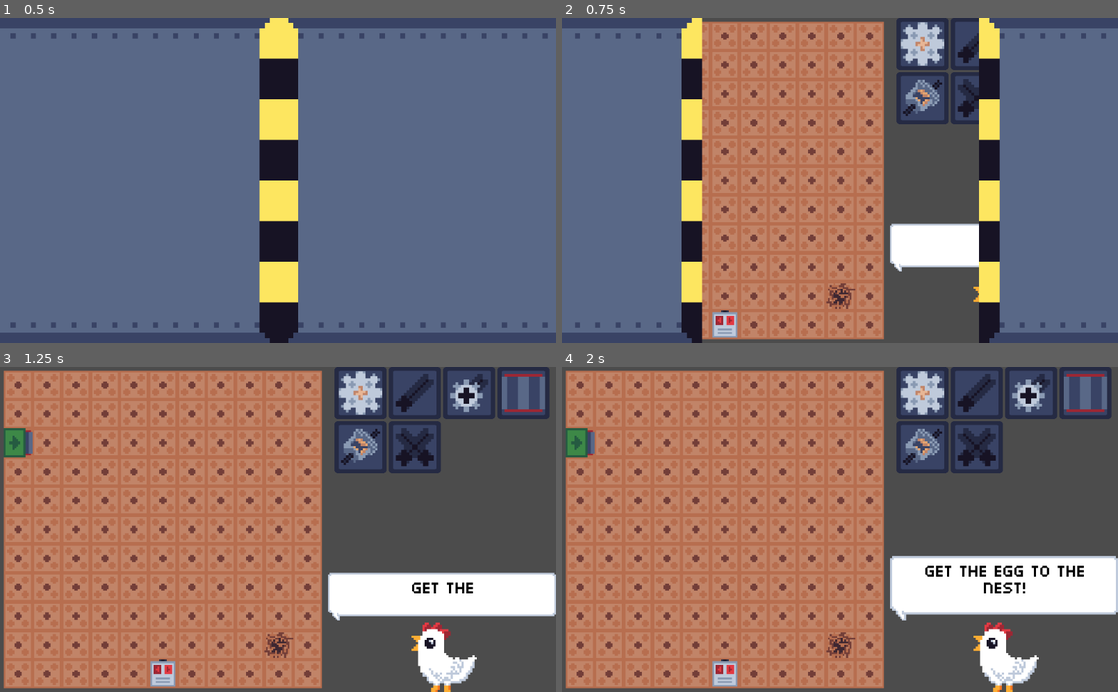
Above: before the commit, frames 1-4 (two rows, left to right).
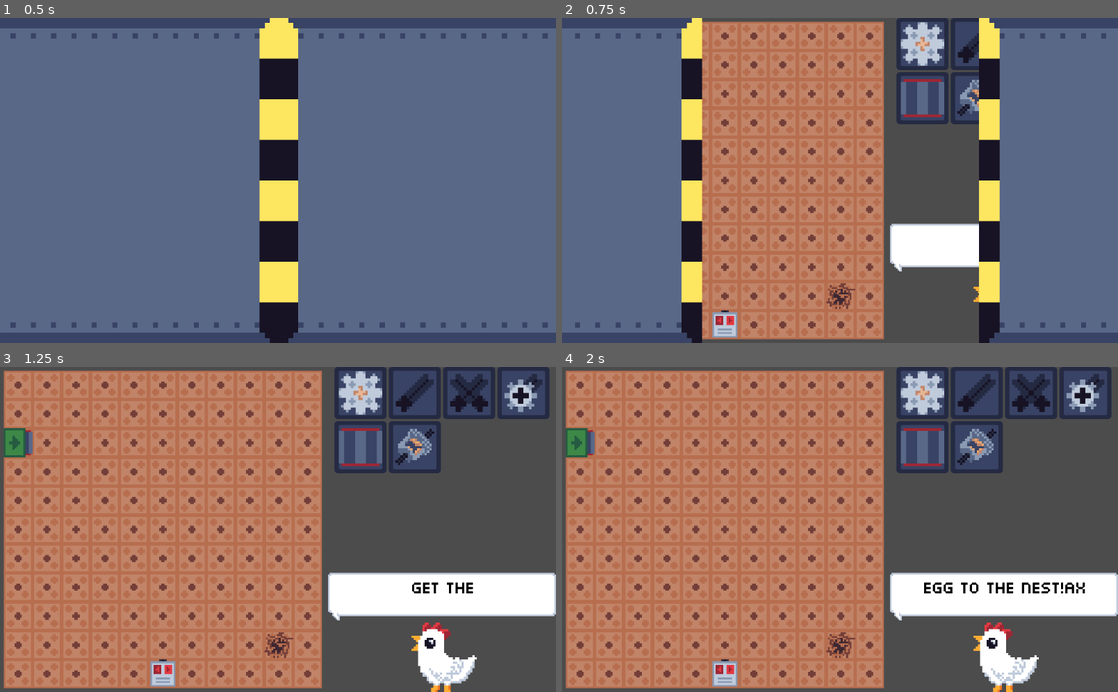
Above: after the commit, the same moments.

Repository: NoNotCar/SGJW-NestMaking
Game: Godot game, scene res://Editor.tscn
The game is run twice, just before and just after one commit, with the same random seed, the same clock (stepped at 60 frames per second) and the same inputs.
Inputs (mouse positions are in pixels of both pictures, inside the frame that each line leads up to):
- Up to frame 1 (0.5 s): no input
- Up to frame 2 (0.75 s): click (923, 44) at 0.5 s
- Up to frame 3 (1.25 s): no input
- Up to frame 4 (2 s): click (979, 393) at 1.25 s

Frame 1 is identical in both runs. In frame 2, 1.0% of the frame differs, in the area x 61-75%, y 18-31%; in frame 3, 2.5%; in frame 4, 6.0%, in the area x 59-100%, y 2-78%.

Commit message:
hrlp for noobs

Diff:
--- a/Editor.gd
+++ b/Editor.gd
@@ -13,6 +13,8 @@
 	$SideBar/VBoxContainer/CenterContainer/TextureRect.texture=level.character
 	level.connect("complete",self,"on_done")
 	BlastDoors.connect("opened",self,"on_open")
+	for selector in $SideBar/CenterContainer/GridContainer.get_children():
+		selector.connect("show_info",$SideBar/VBoxContainer/Chatbox,"add_text")
 func on_open():
 	$SideBar/VBoxContainer/Chatbox.add_text(level.goal_text)
 
--- a/Editor.tscn
+++ b/Editor.tscn
@@ -57,6 +57,7 @@
 [node name="SelectBox" parent="SideBar/CenterContainer/GridContainer" instance=ExtResource( 5 )]
 margin_right = 96.0
 margin_bottom = 96.0
+info = "Gear - engages with adjacent gears"
 
 [node name="SelectBox2" parent="SideBar/CenterContainer/GridContainer" instance=ExtResource( 5 )]
 margin_left = 100.0
@@ -64,35 +65,40 @@
 margin_bottom = 96.0
 icon = ExtResource( 4 )
 spawn = "axle"
+info = "Axle - transfers power in straight lines"
 
-[node name="SelectBox3" parent="SideBar/CenterContainer/GridContainer" instance=ExtResource( 5 )]
+[node name="SelectBox6" parent="SideBar/CenterContainer/GridContainer" instance=ExtResource( 5 )]
 margin_left = 200.0
 margin_right = 296.0
 margin_bottom = 96.0
-icon = ExtResource( 3 )
-spawn = "bevel"
+icon = ExtResource( 11 )
+spawn = "crossover"
+info = "Crossover - two axles"
 
-[node name="SelectBox4" parent="SideBar/CenterContainer/GridContainer" instance=ExtResource( 5 )]
+[node name="SelectBox3" parent="SideBar/CenterContainer/GridContainer" instance=ExtResource( 5 )]
 margin_left = 300.0
 margin_right = 396.0
 margin_bottom = 96.0
-icon = ExtResource( 2 )
-spawn = "belt"
+icon = ExtResource( 3 )
+spawn = "bevel"
+info = "Bevel gear - connects axles to gears"
 
-[node name="SelectBox5" parent="SideBar/CenterContainer/GridContainer" instance=ExtResource( 5 )]
+[node name="SelectBox4" parent="SideBar/CenterContainer/GridContainer" instance=ExtResource( 5 )]
 margin_top = 100.0
 margin_right = 96.0
 margin_bottom = 196.0
-icon = ExtResource( 1 )
-spawn = "differential"
+icon = ExtResource( 2 )
+spawn = "belt"
+info = "Conveyor belt - good for moving eggs :P"
 
-[node name="SelectBox6" parent="SideBar/CenterContainer/GridContainer" instance=ExtResource( 5 )]
+[node name="SelectBox5" parent="SideBar/CenterContainer/GridContainer" instance=ExtResource( 5 )]
 margin_left = 100.0
 margin_top = 100.0
 margin_right = 196.0
 margin_bottom = 196.0
-icon = ExtResource( 11 )
-spawn = "crossover"
+icon = ExtResource( 1 )
+spawn = "differential"
+info = "Differential - The front axle spins at the average rate of the two side axles"
 
 [node name="VBoxContainer" type="VBoxContainer" parent="SideBar"]
 margin_top = 200.0
--- a/gui/selectbox/SelectBox.gd
+++ b/gui/selectbox/SelectBox.gd
@@ -2,6 +2,8 @@
 
 
 export var spawn = "gear"
+export (String,MULTILINE) var info = "an object"
+signal show_info
 
 
 # Called when the node enters the scene tree for the first time.
@@ -16,3 +18,5 @@
 
 func _on_pressed():
 	registry.placing=spawn
+	if registry.level==1:
+		emit_signal("show_info",info)
